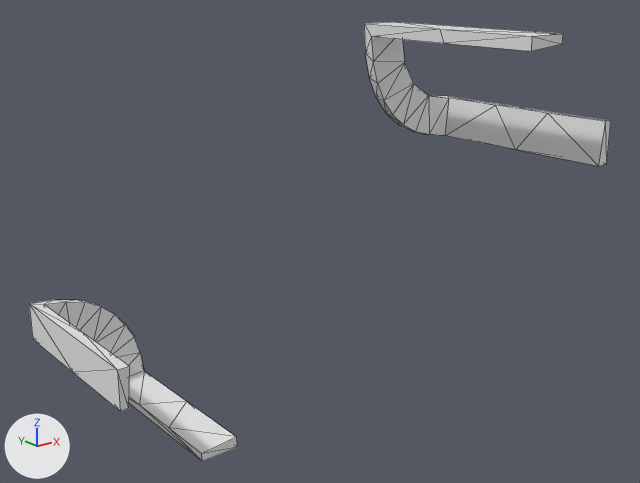
The OBJ model data/bmc/SET_4W2C/t_382.obj: old version first, new version second.
The view is the same before and after, from a 50 mm lens placed at (-1.251, -1.64, 0.637), pointed at (0.036, -0.031, -0.007). Every picture has the same lights, and +X, +Y and +Z are marked at lower left. Mesh edges are drawn as thin lines. Where no turn or scale is listed for an object, it has been applied to the vertices.

Objects in the first picture: 't_382'.
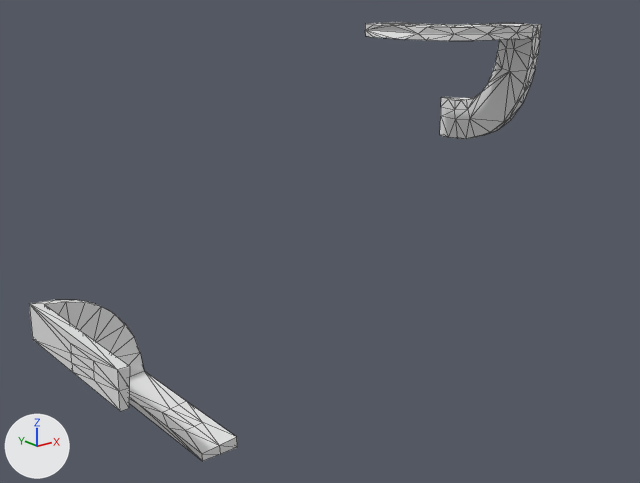
Where the change shows, as pixel boxes (x1, y1, x2, y2) in the pictures (640 x 483 px):
't_382', reshaped (12% narrower): before (29, 22, 611, 461); after (29, 22, 541, 461)
part 1 of me_t_382, rebuilt (29% narrower, 19% shorter): before (364, 22, 611, 166); after (365, 22, 541, 139)
part 2 of me_t_382, built on: (29, 304, 237, 461) in both

The change, as a diff of the scene's bpy script:
```diff
--- a/data/bmc/SET_4W2C/t_382.obj.py
+++ b/data/bmc/SET_4W2C/t_382.obj.py
@@ me_t_382 @@
 # used by ob_t_382; location = (0.0, 0.0, 0.0)
-me_t_382.from_pydata(...)  # 88 vertices, 168 faces; spans x -0.5..0.496, y -0.5..0.5, z -0.5..0.501
+me_t_382.from_pydata(...)  # 217 vertices, 398 faces; spans x -0.5..0.5, y -0.287..0.5, z -0.5..0.5
+# me_t_382 part 1: the loose piece of 44 vertices spanning x 0.196..0.496, y -0.5..0.0, z 0.201..0.501 is rebuilt with 145 vertices and now spans x 0.199..0.5, y -0.287..0.0, z 0.199..0.5
+# me_t_382 part 2
+# 20 faces are deleted
+# 16 vertices are added at x -0.5..-0.225, y 0.0..0.25, z -0.5..-0.225
+# 6 new vertices lie (0.0, 0.125, 0.0) away from vertices in x -0.5..-0.225, y 0.0..0.125, z -0.5..-0.225
+# 6 new vertices lie (0.0, 0.118, 0.0) away from vertices in x -0.477..-0.226, y 0.119, z -0.477..-0.226
+# 76 new faces join them
```
